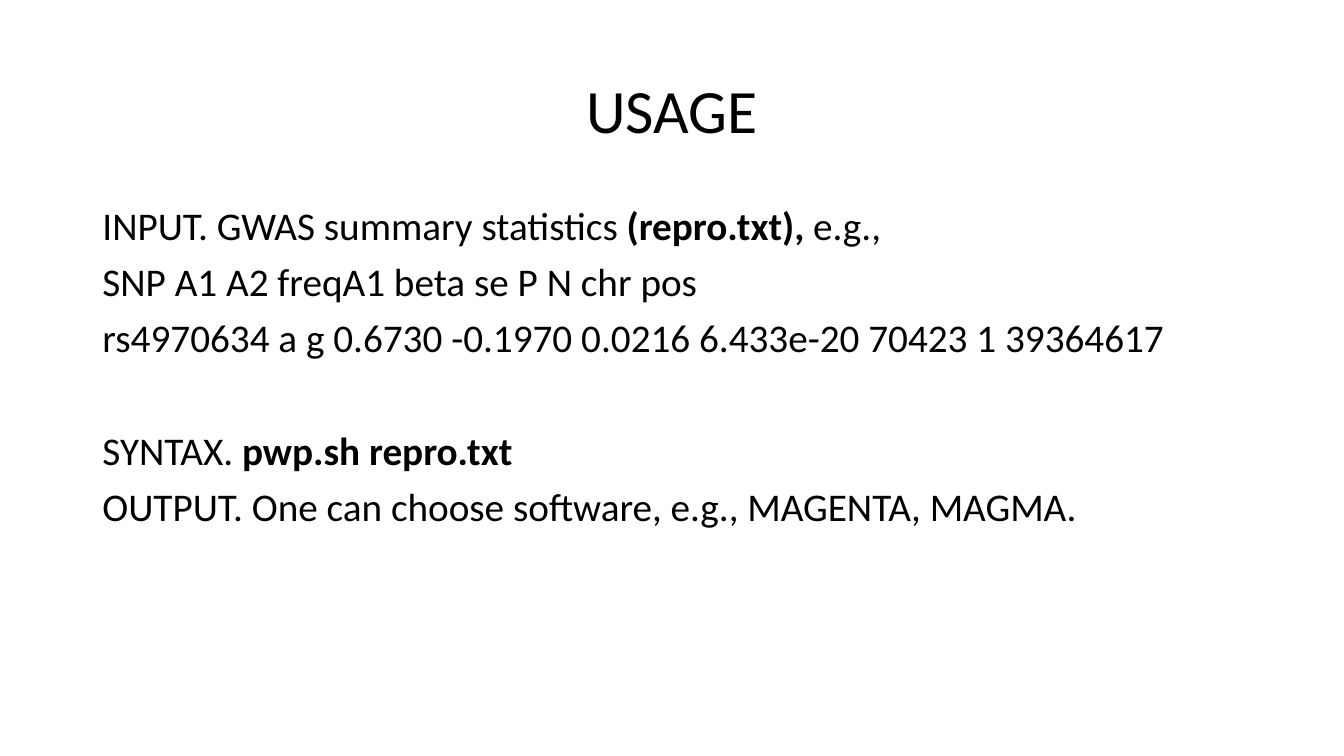
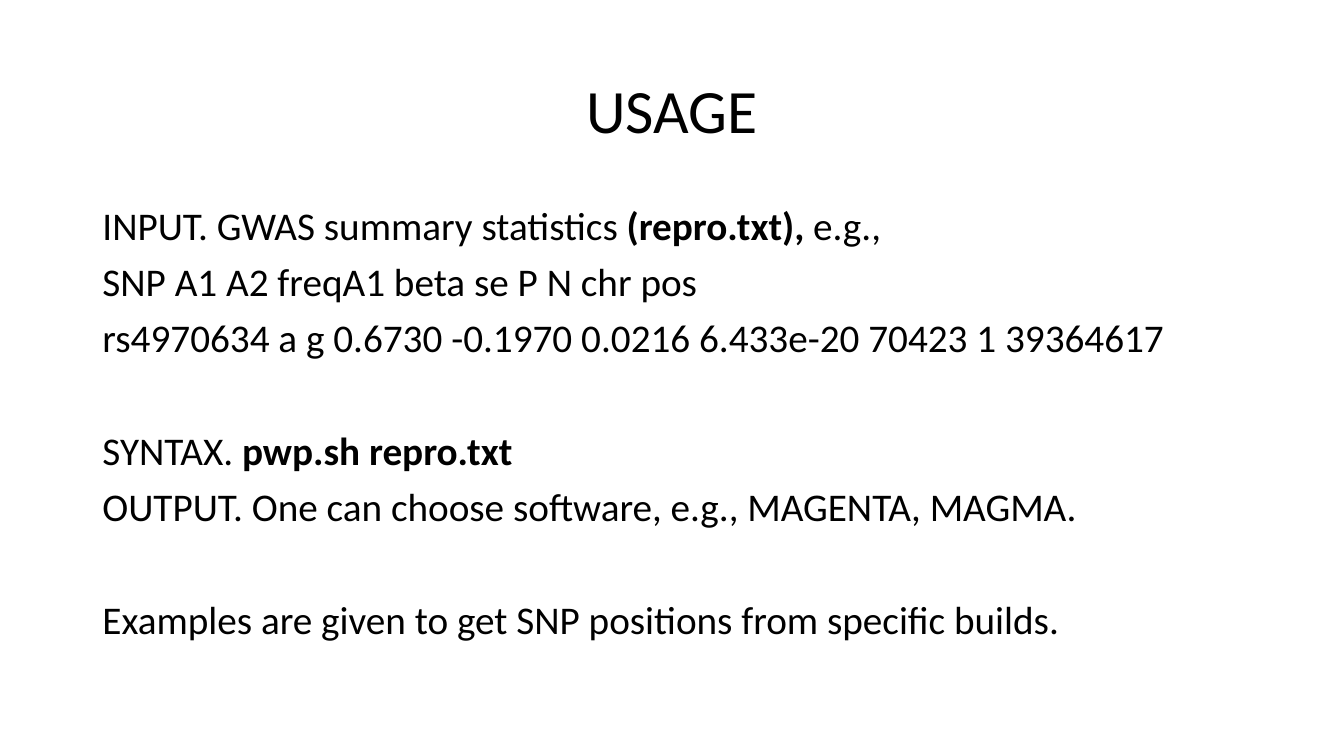
Before and after one commit to jinghuazhao/PW-pipeline, a slide deck: slide 5 of README.pptx. Drawn at 1344x756 pixels with LibreOffice and Linux fonts; fonts in the diff are those of the drawing. Boxes give left, top, right and bottom in pixels: in the first picture for what was removed or moved away, otherwise in the second. Text is boxed around its words. In the diff, an @@ line names an element or a change of style, - is before the commit and + after.

```diff
--- a/README.pptx
+++ b/README.pptx
@@ text at bbox=[102, 606, 1059, 641]: paragraph added @@
+Examples are given to get SNP positions from specific builds.
```
Also in this commit, not shown: 2 other slides changed.
